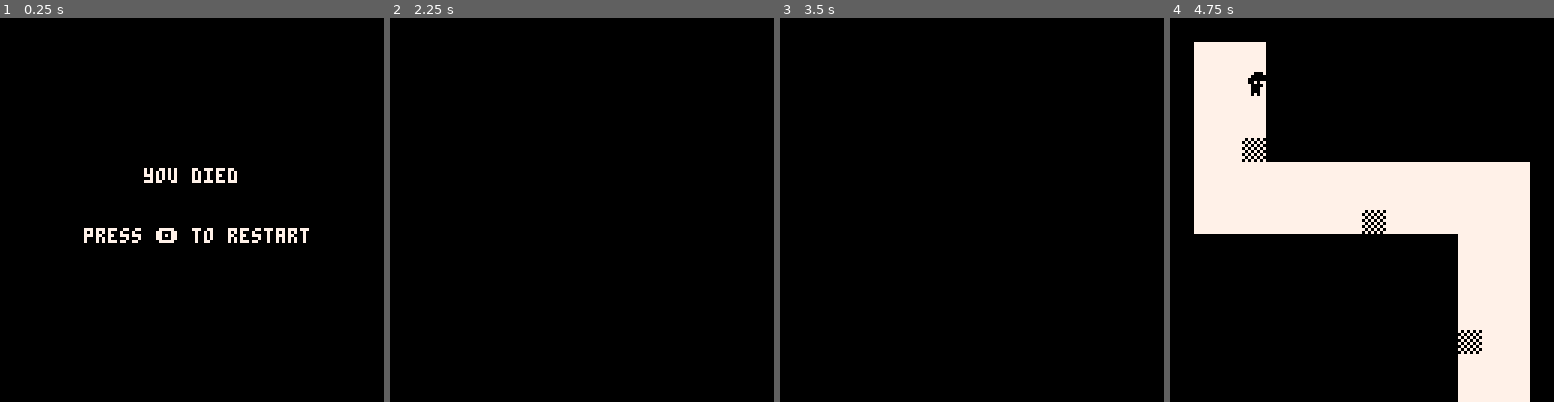
Above: before the commit, frames 1-4 (left to right).
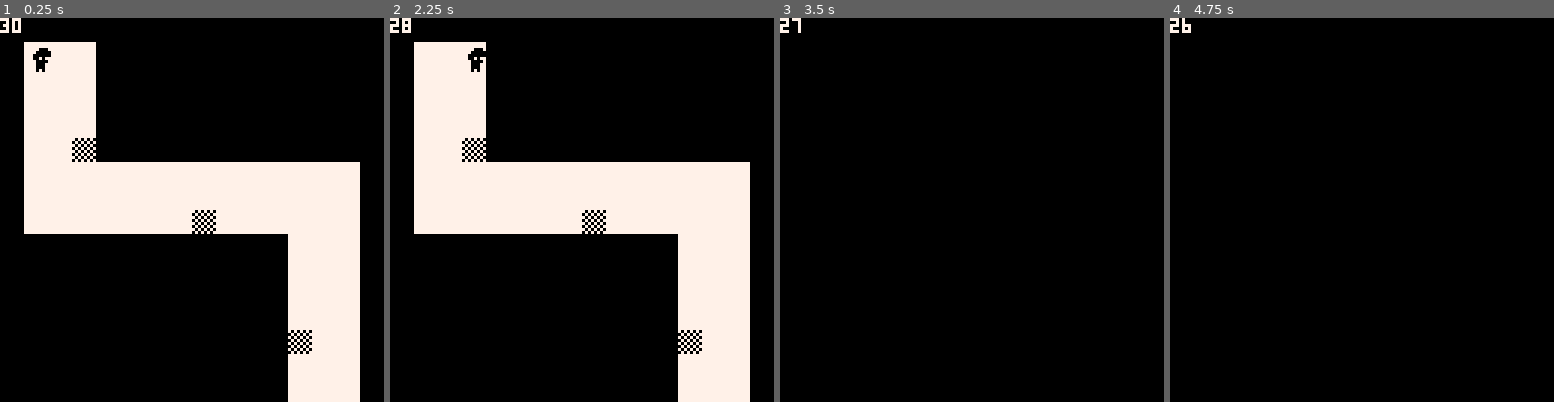
Above: after the commit, the same moments.

Repository: marco-vidali/darkhold
Game: PICO-8 cartridge darkhold.p8
Same seed, same stepped clock (60 frames per second), same inputs: the game is played once before the commit and once after it.
Inputs:
- Up to frame 1 (0.25 s): no input
- Up to frame 2 (2.25 s): tap O (Z key) at 0.7, 1.7, 2.1 s; hold Right 1.6-2.1 s; hold Up from 2.15 s (still down)
- Up to frame 3 (3.5 s): release Up at 2.42 s; hold Right 2.47-3.03 s; tap O (Z key) at 2.5, 2.9, 3.3 s; hold Left from 3.08 s (still down)
- Up to frame 4 (4.75 s): release Left at 3.58 s; hold Down 3.63-3.97 s; tap O (Z key) at 3.7, 4.1, 4.5 s; hold Right 4.02-4.68 s; hold Up from 4.73 s (still down)

The runs differ from the first frame. In frame 1, 29% of the frame differs, in the area x 0-94%, y 0-100%; in frame 2, 30%; in frame 3, 0.1%; in frame 4, 30%.

Commit message:
Add timer

Diff:
--- a/darkhold.p8
+++ b/darkhold.p8
@@ -6,6 +6,7 @@
 #include scripts/light.lua
 #include scripts/player.lua
 #include scripts/you_died.lua
+#include scripts/timer.lua
 __gfx__
 00000000bbb000bb0000000077777777707070700000000000000000000000000000000000000000000000000000000000000000000000000000000000000000
 00000000bb00000b0000000077777777070707070000000000000000000000000000000000000000000000000000000000000000000000000000000000000000
--- a/scripts/game.lua
+++ b/scripts/game.lua
@@ -5,7 +5,7 @@
 palt(11, true)
 
 function _init()
-    show_you_died()
+    show_level_1()
 end
 
 function _update()
--- a/scripts/levels/level_1.lua
+++ b/scripts/levels/level_1.lua
@@ -4,15 +4,18 @@
 
     init_light()
     init_player()
+    init_timer()
 end
 
 function update_level_1()
     update_light()
     update_player()
+    update_timer()
 end
 
 function draw_level_1()
     map(0, 0)
     draw_player()
     draw_light()
+    draw_timer()
 end
--- /dev/null
+++ b/scripts/timer.lua
@@ -0,0 +1,18 @@
+function init_timer()
+    timer = {
+        start = flr(time()),
+        current = flr(time())
+    }
+end
+
+function update_timer()
+    timer.current = flr(time())
+
+    if timer.current >= timer.start + 30 then
+        show_you_died()
+    end
+end
+
+function draw_timer()
+    print(timer.start + 30 - timer.current, 0, 0, 7)
+end
